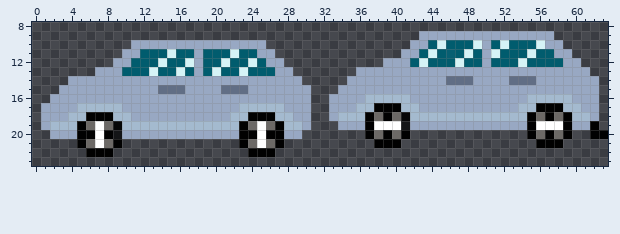
Pixel-art sprite -- res/Car_1.png. Above: the version before the commit.
The file is 64x32 pixels. Colours within 5 levels of each other are drawn and written as one. Shown: x 0..63, y 8..23.
And afterwards:
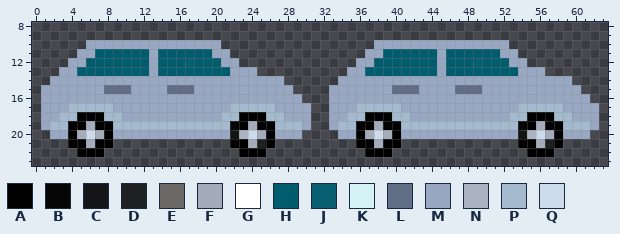
Palette (. is transparent): A #010101  B #060607  C #141517  D #1e2021  E #6c6966  F #a4abbb  G #ffffff  H #015c6e  J #085f72  K #d5f3f6  L #616e85  M #98a8c3  N #abb3c3  P #a4bacf  Q #cedbeb
From old to new:
Changed rows in their new state; - is an unchanged pixel.
first column x 1:
 9 ------------------------------------------...............------
10 -----MMMMM----------.....------------MMMM--MMMMMM-MM......-----
11 ----MMHHHHH-M-H--H-MM.....----------MMHHHH-HMH-H-HHMM......----
12 ---MMHHHHH--MH--JH--MM.....--------MMHHHH-H-M-H-JH--MM......---
13 --MMHHHHH---M--H-H-H-MMM....------M-HHHHHHHH-HHHHHHHH---.....--
14 -MM------------------------..----M-----------MMM----MMM----...-
15 MM-----LLL---M--L---MMM-----..--M------LLL----LLL-----------..-
16 M----------------------------.------MMMMM-------------MMMMM--.-
17 ---P----M------------P----M----------PPPMM-------------PPPMM---
18 --P-A--P-M----------P-A--P-M-----M---A-PPMMMMMMMMMMM---A-PPMM--
19 ---A-FAAP------------B-FAAP-----MPPA-FAAPPPPPPPPPPPPPB-FAAPPPM-
20 ---AFQF-M------------CNQF-M------MMAFQFAMMMMMMMMMMMMMCNQFAMMM..
21 ---A-FAA.------------A-FDA.--------AAF---------------AAFD------
22 ----A--.--------------A--.----------AAA---------------AAA------
